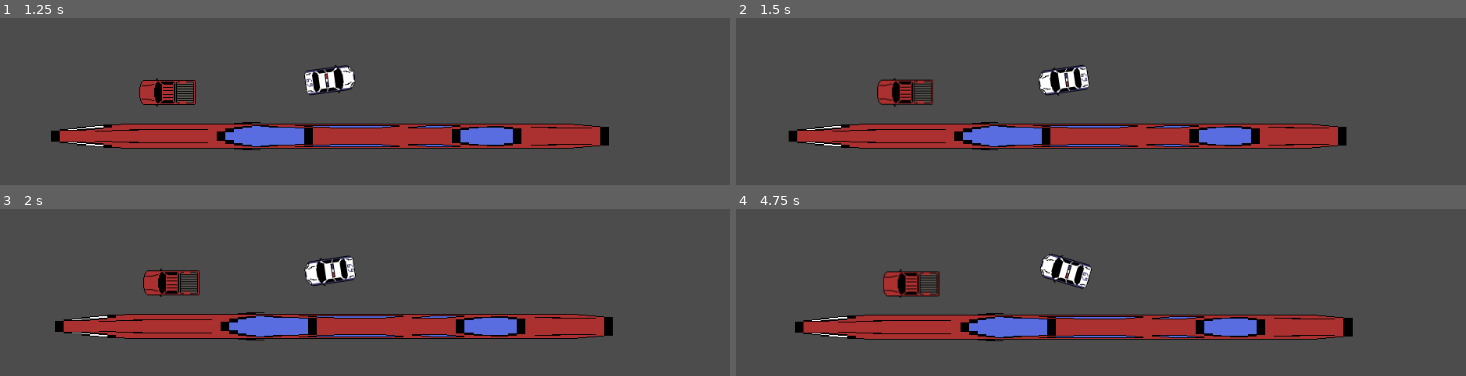
Above: before the commit, frames 1-4 (two rows, left to right).
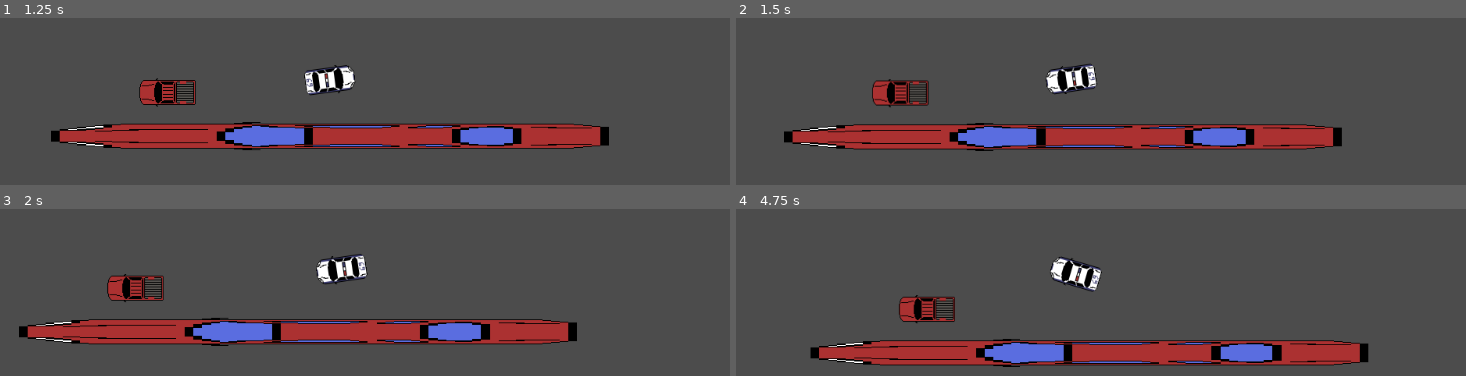
Above: after the commit, the same moments.

Repository: pixelpotato6791/open-theft-auto
Game: Godot game, scene res://Levels/Dev.tscn
Same seed, same stepped clock (60 frames per second), same inputs: the game is played once before the commit and once after it.
Inputs (mouse positions are in pixels of both pictures, inside the frame that each line leads up to):
- Up to frame 1 (1.25 s): tap Enter at 0.5 s; move the mouse to (503, 56) at 0.52 s; hold Shift (run) from 0.53 s (still down)
- Up to frame 2 (1.5 s): tap Space at 1.25 s; move the mouse to (903, 103) at 1.27 s; release Shift (run) at 1.28 s; hold S (backwards, bound only after the commit) from 1.28 s (still down); tap W (foward) at 1.35 s
- Up to frame 3 (2 s): keep holding S (backwards, bound only after the commit); tap Shift (run) at 1.55 s
- Up to frame 4 (4.75 s): move the mouse to (outside the picture) at 2.02 s; release S (backwards, bound only after the commit) at 2.03 s; hold Shift (run) 2.03-2.78 s; move the mouse to (1028, 364) at 2.77 s; click (1028, 364) at 2.85 s; tap Shift (run) at 3.05, 4.55 s; tap Enter at 3.5 s; move the mouse to (1305, 340) at 3.52 s; hold Shift (run) 3.53-4.28 s; hold S (backwards, bound only after the commit) from 3.53 s (still down); move the mouse to (outside the picture) at 4.27 s; tap W (foward) at 4.35 s

Frame 1 is identical in both runs. In frame 2, 6.5% of the frame differs, in the area x 6-84%, y 27-80%; in frame 3, 13%; in frame 4, 25%, in the area x 8-87%, y 26-95%.

Commit message:
added the ability for the player to walk backwards

Diff:
--- a/assets/player/Player.gd
+++ b/assets/player/Player.gd
@@ -33,6 +33,7 @@
 	var speed = WALKSPEED
 
 	if Input.is_action_pressed("run"):
+		# TODO: play run animation
 		speed = RUNSPEED
 
 	smoothed_mouse_pos = lerp(smoothed_mouse_pos, mouse_pos, 0.3)
@@ -45,6 +46,10 @@
 			move_pos = move_and_slide(move_pos)
 			#print(move_pos)
 
+	if Input.is_action_pressed("backwards"):
+		move_pos = -global_position.direction_to(mouse_pos) * speed
+		move_pos = move_and_slide(move_pos)
+
 	if Input.is_action_pressed("shoot"):
 		if current_weapon:
 			current_weapon.shoot()
--- a/project.godot
+++ b/project.godot
@@ -45,6 +45,11 @@
 "events": [ Object(InputEventMouseButton,"resource_local_to_scene":false,"resource_name":"","device":0,"alt":false,"shi …(212 unchanged characters)…
  ]
 }
+backwards={
+"deadzone": 0.5,
+"events": [ Object(InputEventKey,"resource_local_to_scene":false,"resource_name":"","device":0,"alt":false,"shift":false,"control":false,"meta":false,"command":false,"pressed":false,"scancode":83,"unicode":0,"echo":false,"script":null)
+ ]
+}
 
 [rendering]
 
